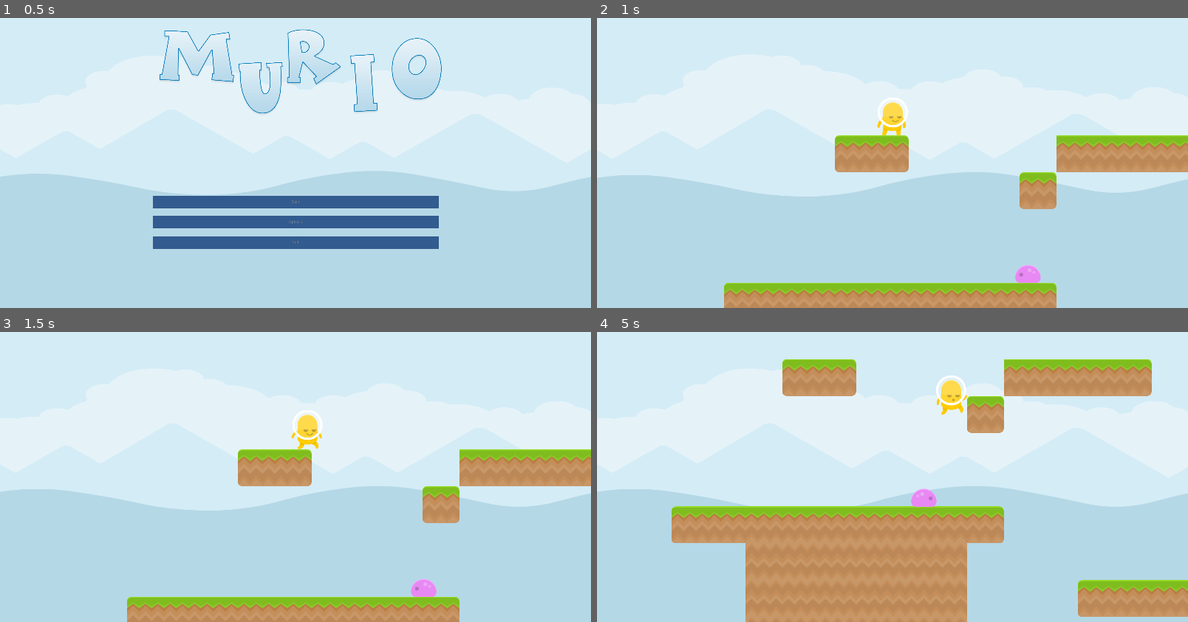
Above: before the commit, frames 1-4 (two rows, left to right).
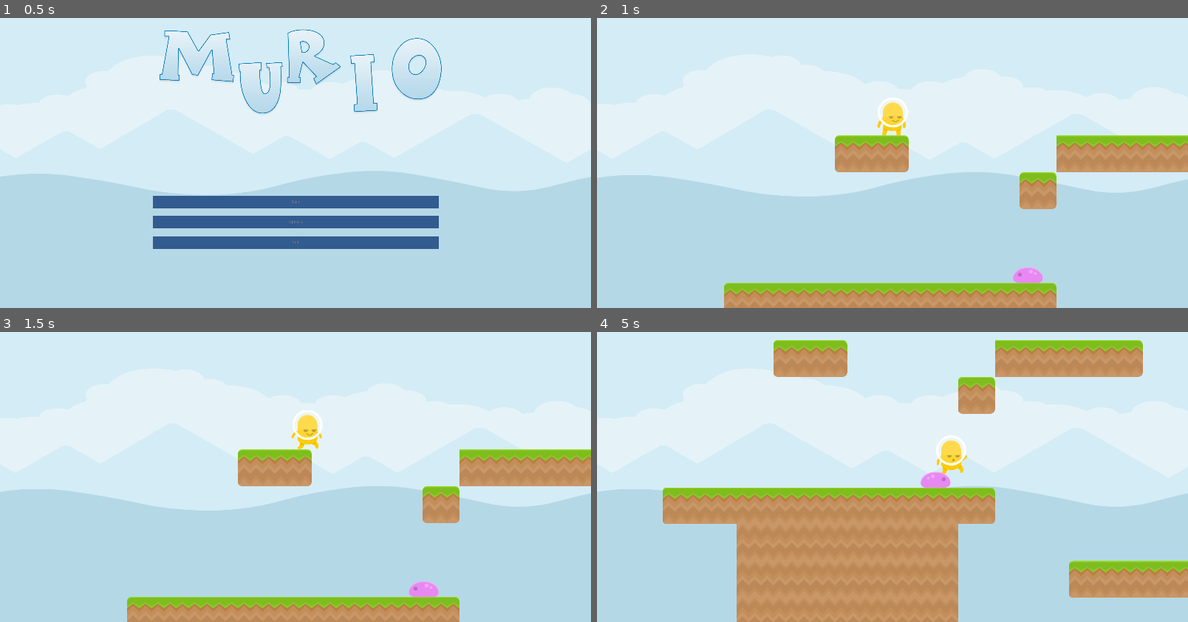
Above: after the commit, the same moments.

Repository: hellensoloviy/murio
Game: Godot game, scene res://Menu.tscn
Two runs of this game, one before a commit and one after it. Both use one fixed random seed, a clock stepped at 60 frames per second and the inputs below.
Inputs:
- Up to frame 1 (0.5 s): no input
- Up to frame 2 (1 s): click "Options" at 0.5 s
- Up to frame 3 (1.5 s): hold D (move_right) from 1.28 s (still down)
- Up to frame 4 (5 s): tap W (jump) at 1.52, 2.27, 3.77, 4.52 s; release D (move_right) at 2.78 s; hold A (move_left) 2.78-3.53 s; hold D (move_right) from 3.53 s (still down)

Frame 1 is identical in both runs. In frame 2, less than 0.1% of the frame differs, in the area x 70-76%, y 85-92%; in frame 3, less than 0.1%; in frame 4, 20%, in the area x 11-100%, y 2-100%.

Commit message:
update logic for enemy slimes
added detect cliffs and turning around to move in another direction logic;

Diff:
--- a/MainScene.tscn
+++ b/MainScene.tscn
@@ -1,8 +1,7 @@
-[gd_scene load_steps=19 format=2]
+[gd_scene load_steps=18 format=2]
 
 [ext_resource path="res://player/player_yellow.tscn" type="PackedScene" id=1]
 [ext_resource path="res://sprites/uncolored_piramids.png" type="Texture" id=2]
-[ext_resource path="res://enemies/enemy_slime.gd" type="Script" id=3]
 [ext_resource path="res://enemies/enemy_slime_purple.tscn" type="PackedScene" id=4]
 [ext_resource path="res://sprites/ground/grassLeft.png" type="Texture" id=5]
 [ext_resource path="res://sprites/ground/grass.png" type="Texture" id=6]
@@ -157,6 +156,8 @@
 position = Vector2( 2.54675, -1.27338 )
 tile_set = SubResource( 6 )
 cell_size = Vector2( 128, 128 )
+collision_layer = 2
+collision_mask = 17
 format = 1
 tile_data = PoolIntArray( 196607, 2, 0, 131072, 4, 0, 131077, 3, 0, 131078, 3, 0, 131079, 3, 0, 131080, 4, 0, 131087, 2 …(3389 unchanged characters)…
 
@@ -170,19 +171,15 @@
 
 [node name="enemy_slime_purple" parent="." instance=ExtResource( 4 )]
 position = Vector2( 564.631, 702.964 )
-script = ExtResource( 3 )
 speed = 50
-moveDist = -210
 
 [node name="enemy_slime2" parent="." instance=ExtResource( 11 )]
 position = Vector2( 2653.55, 1728.9 )
 speed = 76
-moveDist = -200
 
 [node name="enemy_slime" parent="." instance=ExtResource( 10 )]
 position = Vector2( 2542.44, 830.405 )
 speed = 80
-moveDist = -350
 
 [node name="ParallaxBackground" type="ParallaxBackground" parent="."]
 
--- a/enemies/enemy_slime.gd
+++ b/enemies/enemy_slime.gd
@@ -1,36 +1,33 @@
 extends KinematicBody2D
 
+var velocity  = Vector2()
+
+export var direction = -1
+export var detects_cliffs = true
+
 export var speed : int = 100
-export var moveDist : int = 100
-
-onready var startX : float = position.x
-onready var targetX : float = position.x + moveDist
 
 onready var sprite = $Sprite
 
-# Called when the node enters the scene tree for the first time.
 func _ready():
-	pass
+	if direction == 1:
+		sprite.flip_h = true
+	$floor_checker.position.x = $CollisionShape2D.shape.get_extents().x * direction
+	$floor_checker.enabled = detects_cliffs
 
 func _physics_process (delta):
 
-	# move to the "targetX" position
-	position.x = move_to(position.x, targetX, speed * delta)
-
-	# if we're at our target, move in the other direction
-	if position.x == targetX:
-		if targetX == startX:
-			targetX = position.x + moveDist
-		else:
-			targetX = startX
+	if is_on_wall() or not $floor_checker.is_colliding() and detects_cliffs and is_on_floor():
+		direction = direction * -1
+		sprite.flip_h = not sprite.flip_h
+		$floor_checker.position.x = $CollisionShape2D.shape.get_extents().x * direction
 
 	$Sprite.play("move")
 
-	# sprite direction
-	if targetX > position.x:
-		sprite.flip_h = true
-	else:
-		sprite.flip_h = false
+	velocity.y += speed
+	velocity.x  = speed * direction
+
+	velocity = move_and_slide(velocity, Vector2.UP)
 
 # moves "current" towards "to" in an increment of "step"
 func move_to (current, to, step):
--- a/enemies/enemy_slime_blue.tscn
+++ b/enemies/enemy_slime_blue.tscn
@@ -8,9 +8,9 @@
 
 [sub_resource type="SpriteFrames" id=1]
 animations = [ {
-"frames": [ ExtResource( 2 ) ],
+"frames": [ ExtResource( 3 ) ],
 "loop": true,
-"name": "idle",
+"name": "dead",
 "speed": 5.0
 }, {
 "frames": [ ExtResource( 1 ) ],
@@ -18,20 +18,19 @@
 "name": "hit",
 "speed": 5.0
 }, {
-"frames": [ ExtResource( 3 ) ],
-"loop": true,
-"name": "dead",
-"speed": 5.0
-}, {
 "frames": [ ExtResource( 2 ), ExtResource( 4 ) ],
 "loop": true,
 "name": "move",
+"speed": 4.0
+}, {
+"frames": [ ExtResource( 2 ) ],
+"loop": true,
+"name": "idle",
 "speed": 5.0
 } ]
 
-[sub_resource type="CapsuleShape2D" id=2]
-radius = 32.5301
-height = 30.9139
+[sub_resource type="RectangleShape2D" id=2]
+extents = Vector2( 23.8024, 35 )
 
 [node name="enemy_slime" type="KinematicBody2D"]
 script = ExtResource( 5 )
@@ -41,6 +40,11 @@
 animation = "idle"
 
 [node name="CollisionShape2D" type="CollisionShape2D" parent="."]
-position = Vector2( 0, 33.6008 )
+position = Vector2( 0, 40 )
 rotation = 1.5708
 shape = SubResource( 2 )
+
+[node name="floor_checker" type="RayCast2D" parent="."]
+enabled = true
+cast_to = Vector2( 0, 75 )
+collision_mask = 2
--- a/enemies/enemy_slime_green.tscn
+++ b/enemies/enemy_slime_green.tscn
@@ -8,9 +8,9 @@
 
 [sub_resource type="SpriteFrames" id=1]
 animations = [ {
-"frames": [ ExtResource( 1 ) ],
+"frames": [ ExtResource( 2 ) ],
 "loop": true,
-"name": "idle",
+"name": "dead",
 "speed": 5.0
 }, {
 "frames": [ ExtResource( 3 ) ],
@@ -18,20 +18,19 @@
 "name": "hit",
 "speed": 5.0
 }, {
-"frames": [ ExtResource( 2 ) ],
-"loop": true,
-"name": "dead",
-"speed": 5.0
-}, {
 "frames": [ ExtResource( 1 ), ExtResource( 4 ) ],
 "loop": true,
 "name": "move",
+"speed": 4.0
+}, {
+"frames": [ ExtResource( 1 ) ],
+"loop": true,
+"name": "idle",
 "speed": 5.0
 } ]
 
-[sub_resource type="CapsuleShape2D" id=2]
-radius = 32.5301
-height = 30.9139
+[sub_resource type="RectangleShape2D" id=2]
+extents = Vector2( 23.8024, 35 )
 
 [node name="enemy_slime" type="KinematicBody2D"]
 script = ExtResource( 5 )
@@ -41,6 +40,11 @@
 animation = "idle"
 
 [node name="CollisionShape2D" type="CollisionShape2D" parent="."]
-position = Vector2( 0, 33.6008 )
+position = Vector2( 0, 40 )
 rotation = 1.5708
 shape = SubResource( 2 )
+
+[node name="floor_checker" type="RayCast2D" parent="."]
+enabled = true
+cast_to = Vector2( 0, 75 )
+collision_mask = 2
--- a/enemies/enemy_slime_purple.tscn
+++ b/enemies/enemy_slime_purple.tscn
@@ -1,9 +1,10 @@
-[gd_scene load_steps=7 format=2]
+[gd_scene load_steps=8 format=2]
 
 [ext_resource path="res://sprites/enemies/slimes/slime_purple/slimePurple.png" type="Texture" id=1]
 [ext_resource path="res://sprites/enemies/slimes/slime_purple/slimePurple_hit.png" type="Texture" id=2]
 [ext_resource path="res://sprites/enemies/slimes/slime_purple/slimePurple_dead.png" type="Texture" id=3]
 [ext_resource path="res://sprites/enemies/slimes/slime_purple/slimePurple_move.png" type="Texture" id=4]
+[ext_resource path="res://enemies/enemy_slime.gd" type="Script" id=5]
 
 [sub_resource type="SpriteFrames" id=1]
 animations = [ {
@@ -20,7 +21,7 @@
 "frames": [ ExtResource( 1 ), ExtResource( 4 ) ],
 "loop": true,
 "name": "move",
-"speed": 5.0
+"speed": 4.0
 }, {
 "frames": [ ExtResource( 1 ) ],
 "loop": true,
@@ -28,17 +29,24 @@
 "speed": 5.0
 } ]
 
-[sub_resource type="CapsuleShape2D" id=2]
-radius = 32.5301
-height = 30.9139
+[sub_resource type="RectangleShape2D" id=2]
+extents = Vector2( 23.8024, 35 )
 
 [node name="enemy_slime" type="KinematicBody2D"]
+collision_layer = 16
+collision_mask = 3
+script = ExtResource( 5 )
 
 [node name="Sprite" type="AnimatedSprite" parent="."]
 frames = SubResource( 1 )
 animation = "idle"
 
 [node name="CollisionShape2D" type="CollisionShape2D" parent="."]
-position = Vector2( 0, 33.6008 )
+position = Vector2( 0, 40 )
 rotation = 1.5708
 shape = SubResource( 2 )
+
+[node name="floor_checker" type="RayCast2D" parent="."]
+enabled = true
+cast_to = Vector2( 0, 75 )
+collision_mask = 2
--- a/project.godot
+++ b/project.godot
@@ -27,6 +27,10 @@
 window/stretch/mode="2d"
 window/stretch/aspect="keep"
 
+[global]
+
+layer=false
+
 [input]
 
 move_left={
@@ -45,6 +49,19 @@
  ]
 }
 
+[layer_names]
+
+2d_render/layer_1="player"
+2d_physics/layer_1="player"
+2d_render/layer_2="platform"
+2d_physics/layer_2="platform"
+2d_render/layer_3="fallzone"
+2d_physics/layer_3="fallzone"
+2d_render/layer_4="item"
+2d_physics/layer_4="item"
+2d_render/layer_5="enemy"
+2d_physics/layer_5="enemy"
+
 [rendering]
 
 environment/default_environment="res://default_env.tres"
Not shown, added: readme/images/basic_test_level_1.png.import
Not shown, added: readme/images/basic_test_level_2.png.import
Not shown, added: readme/images/murio_logo_light.png.import
